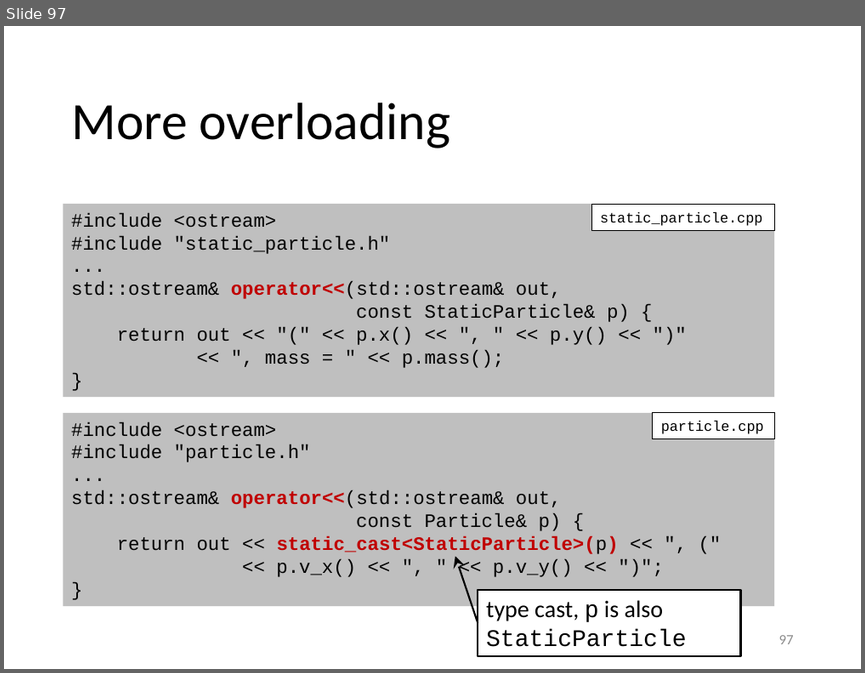
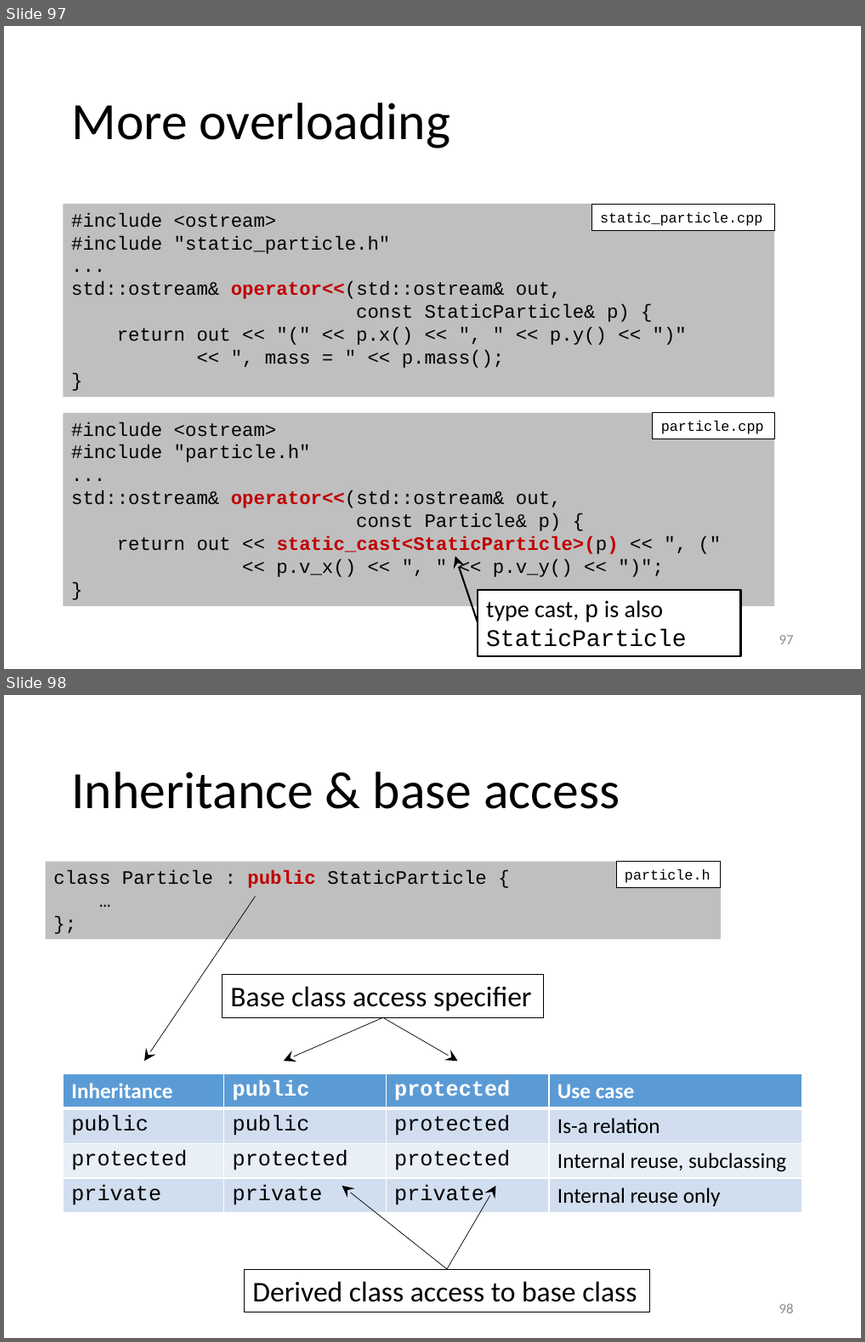
Before and after one commit to gjbex/Scientific-C-plus-plus, a slide deck: scientific_cpp.pptx. Shown one above the other, each under a label of ours: slide 97 before the commit, slides 97 and 98 after it. The pictures are 865x673 and 865x1342 pixels, drawn with LibreOffice and Linux fonts; fonts in the diff are those of the drawing. Boxes give left, top, right and bottom in pixels: in the first picture for what was removed or moved away, otherwise in the second. Text is boxed around its words. In the diff, an @@ line names an element or a change of style, - is before the commit and + after.

Commit message:
Add slide on inheritance access

```diff
--- a/scientific_cpp.pptx
+++ b/scientific_cpp.pptx
@@ slide 98 added at (x1=4, y1=695, x2=861, y2=1338), background #FFFFFF @@
@@ title added at (x1=71, y1=771, x2=619, y2=809), 44 pt, text #000000 @@
+Inheritance & base access
@@ rectangle added at (x1=45, y1=862, x2=721, y2=939), fill #BFBFBF, 16 pt, text #000000 @@
+class Particle : public StaticParticle {
+…
+};
@@ rectangle added at (x1=616, y1=862, x2=721, y2=887), fill #FFFFFF, outline #000000 0.75 pt, 12 pt, text #000000 @@
+particle.h
@@ arrow added from (255, 896) to (144, 1061), #000000 0.5 pt @@
@@ rectangle added at (x1=222, y1=975, x2=544, y2=1017), outline #000000 0.75 pt, 24 pt, text #000000 @@
+Base class access specifier
@@ arrow added from (383, 1017) to (284, 1061), #000000 0.5 pt @@
@@ arrow added from (383, 1017) to (457, 1061), #000000 0.5 pt @@
@@ table added at (x1=64, y1=1074, x2=801, y2=1213), 4 rows, 4 columns @@
+Inheritance | public | protected | Use case
+public | public | protected | Is-a relation
+protected | protected | protected | Internal reuse, subclassing
+private | private | private | Internal reuse only
@@ arrow added from (447, 1269) to (341, 1185), #000000 0.5 pt @@
@@ arrow added from (447, 1269) to (496, 1185), #000000 0.5 pt @@
@@ rectangle added at (x1=244, y1=1269, x2=649, y2=1312), outline #000000 0.75 pt, 24 pt, text #000000 @@
+Derived class access to base class
@@ page number added at (x1=779, y1=1303, x2=794, y2=1313), 12 pt, text #8C8C8C @@
+98
```
Also in this commit, not shown: 1 slide changed.
